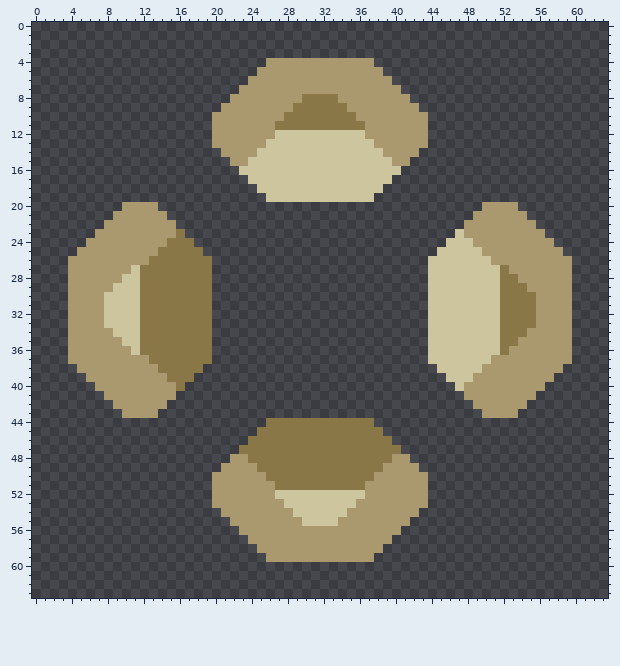
File history of a pixel-art sprite, sprites/blocks/production/zdrill-rotator.png. That is the earlier state.
The file is 64x64 pixels.
Once edited:
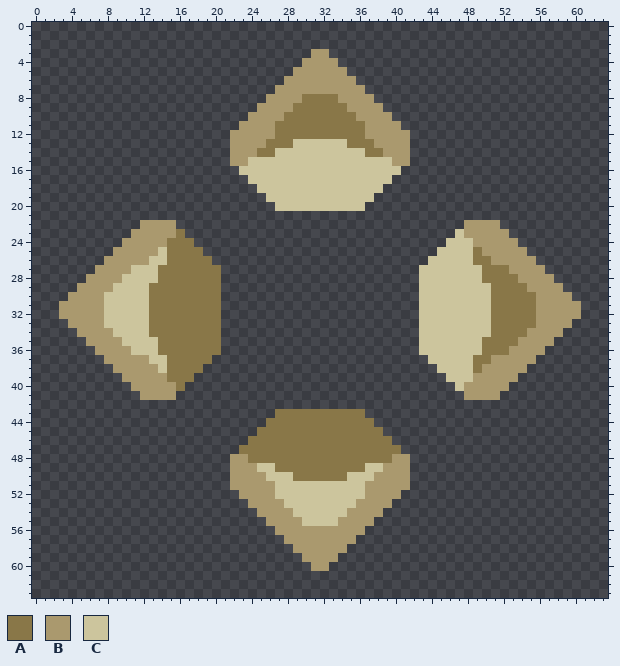
Palette (. is transparent): A #897748  B #aa996e  C #ccc59d
From old to new:
Changed rows in their new state; - is an unchanged pixel.
first column x 20:
 3 -----------BB-----------
 4 ------....----....------
 5 -----....------....-----
 6 ----....--------....----
 7 ---....----------....---
 8 --....------------....--
 9 -....--------------....-
10 ....----------------....
11 ...------------------...
12 ..-----AAAAAAAAAA-----..
13 ..----AAA------AAA----..
14 -.---AA----------AA---.-
first column x 3:
20 -------....-------------CCCCCCCCCC-------------....-------
21 ------......----------------------------------......------
22 -----....----------------------------------------....-----
23 ----....------------------------------------------....----
24 ---....--------------------------------------------....---
25 --....-----C----------------------------------A-----....--
26 -....-----CC----------------------------------AA-----....-
27 -...-----CC------A----------------------C------AA-----...-
28 -..------CC------A----------------------C------AA------..-
29 -.-------C-------A----------------------C-------A-------.-
30 ---------C-------A----------------------C-------A---------
31 B--------C-------A----------------------C-------A--------B
32 B--------C-------A----------------------C-------A--------B
33 ---------C-------A----------------------C-------A---------
34 -.-------C-------A----------------------C-------A-------.-
35 -..------CC------A----------------------C------AA------..-
36 -...-----CC------A----------------------C------AA-----...-
37 -....-----CC----------------------------------AA-----....-
38 --....-----C----------------------------------A-----....--
39 ---....--------------------------------------------....---
40 ----....------------------------------------------....----
41 -----....----------------------------------------....-----
42 ------......----------------------------------......------
43 -------....-------------AAAAAAAAAA-------------....-------
first column x 20:
49 -.---CC----------CC---.-
50 ..----CCC------CCC----..
51 ..-----CCCCCCCCCC-----..
52 ...------------------...
53 ....----------------....
54 -....--------------....-
55 --....------------....--
56 ---....----------....---
57 ----....--------....----
58 -----....------....-----
59 ------....----....------
60 -----------BB-----------
